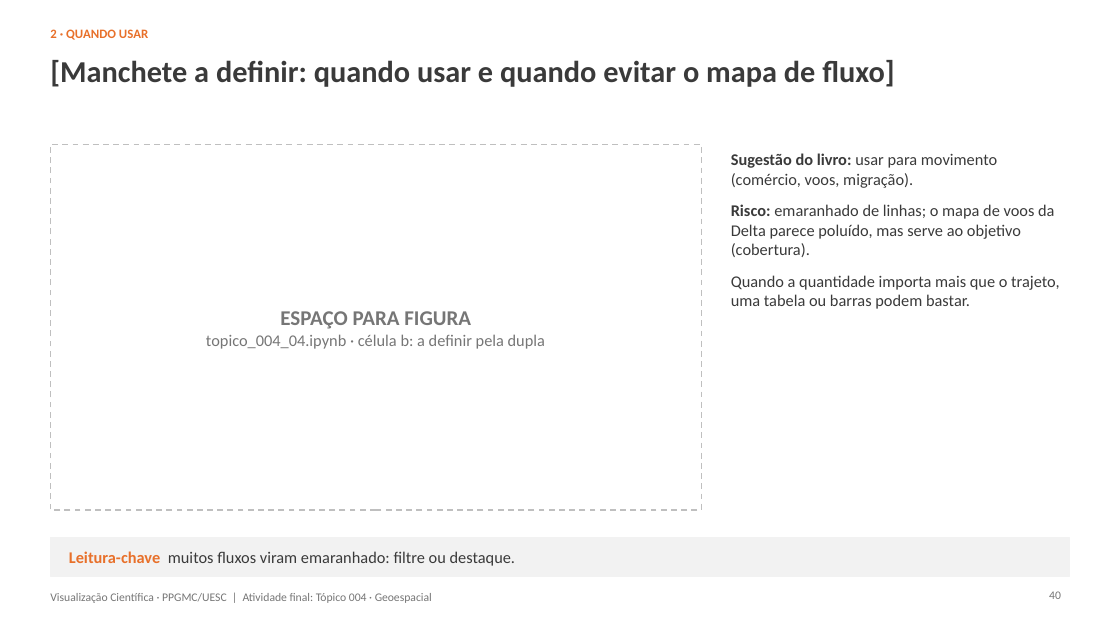
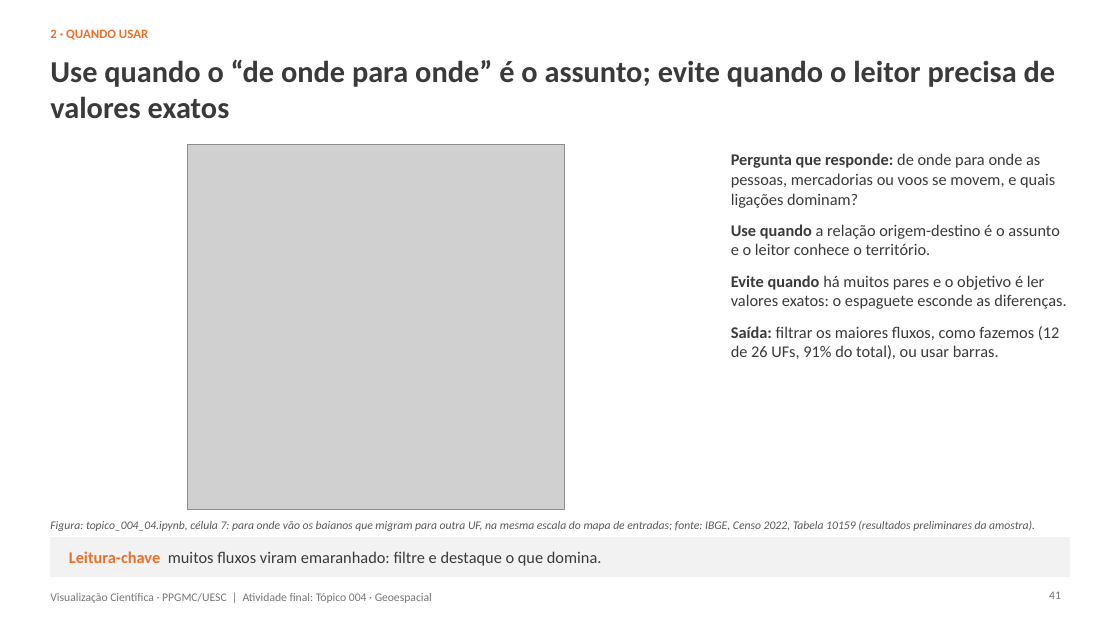
Before and after one commit to John-Parsec/scientific-visualization-geospatial, a slide deck: slide 41 of slides.pptx (slide 40 before the commit). Drawn at 1120x630 pixels with LibreOffice and Linux fonts; fonts in the diff are those of the drawing; grey boxes stand for pictures; background and template pictures are left out. Boxes give left, top, right and bottom in pixels: in the first picture for what was removed or moved away, otherwise in the second. Text is boxed around its words. In the diff, an @@ line names an element or a change of style, - is before the commit and + after.

```diff
--- a/slides.pptx
+++ b/slides.pptx
@@ title at [50,59,1056,118]: text changed @@
-[Manchete a definir: quando usar e quando evitar o mapa de fluxo]
+Use quando o “de onde para onde” é o assunto; evite quando o leitor precisa de valores exatos
@@ rectangle removed at [50,145,702,510] @@
@@ picture added at [187,145,565,510] @@
@@ text at [731,153,1066,359]: text changed @@
-Sugestão do livro: usar para movimento (comércio, voos, migração).
-Risco: emaranhado de linhas; o mapa de voos da Delta parece poluído, mas serve ao objetivo (cobertura).
-Quando a quantidade importa mais que o trajeto, uma tabela ou barras podem bastar.
+Pergunta que responde: de onde para onde as pessoas, mercadorias ou voos se movem, e quais ligações dominam?
+Use quando a relação origem-destino é o assunto e o leitor conhece o território.
+Evite quando há muitos pares e o objetivo é ler valores exatos: o espaguete esconde as diferenças.
+Saída: filtrar os maiores fluxos, como fazemos (12 de 26 UFs, 91% do total), ou usar barras.
@@ text removed at [206,311,545,349] @@
-ESPAÇO PARA FIGURA
-topico_004_04.ipynb · célula b: a definir pela dupla
@@ text added at [50,520,1035,531], 10 pt, text #595959, italic @@
+Figura: topico_004_04.ipynb, célula 7: para onde vão os baianos que migram para outra UF, na mesma escala do mapa de entradas; fonte: IBGE, Censo 2022, Tabela 10159 (resultados preliminares da amostra).
@@ text at [69,551,602,566]: text changed @@
-Leitura-chave muitos fluxos viram emaranhado: filtre ou destaque.
+Leitura-chave muitos fluxos viram emaranhado: filtre e destaque o que domina.
@@ page number at [1049,591,1061,599]: text changed @@
-40
+41
```
Also in this commit, not shown: 44 other slides changed, 4 slides added, 3 slides removed.
